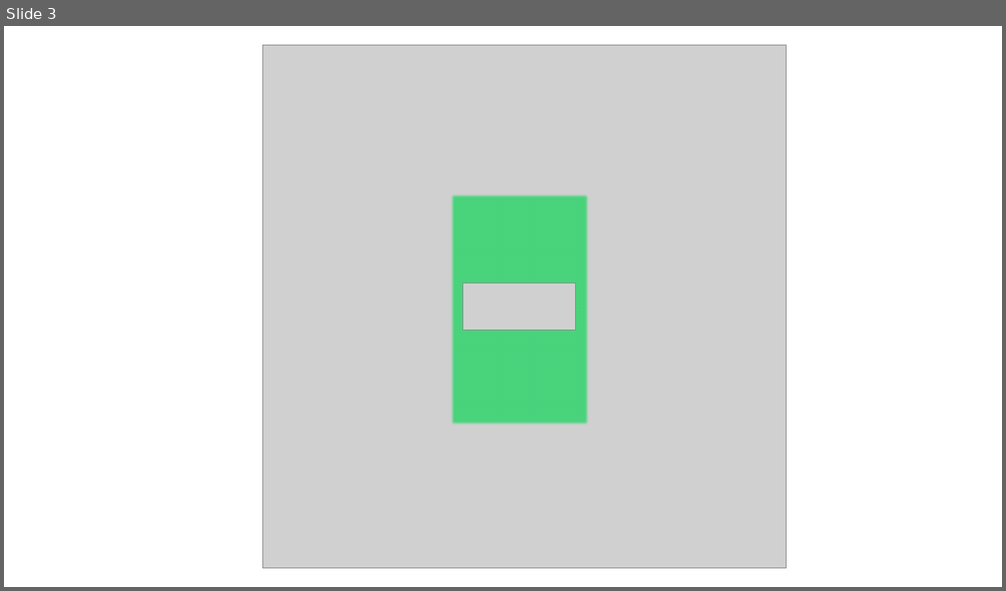
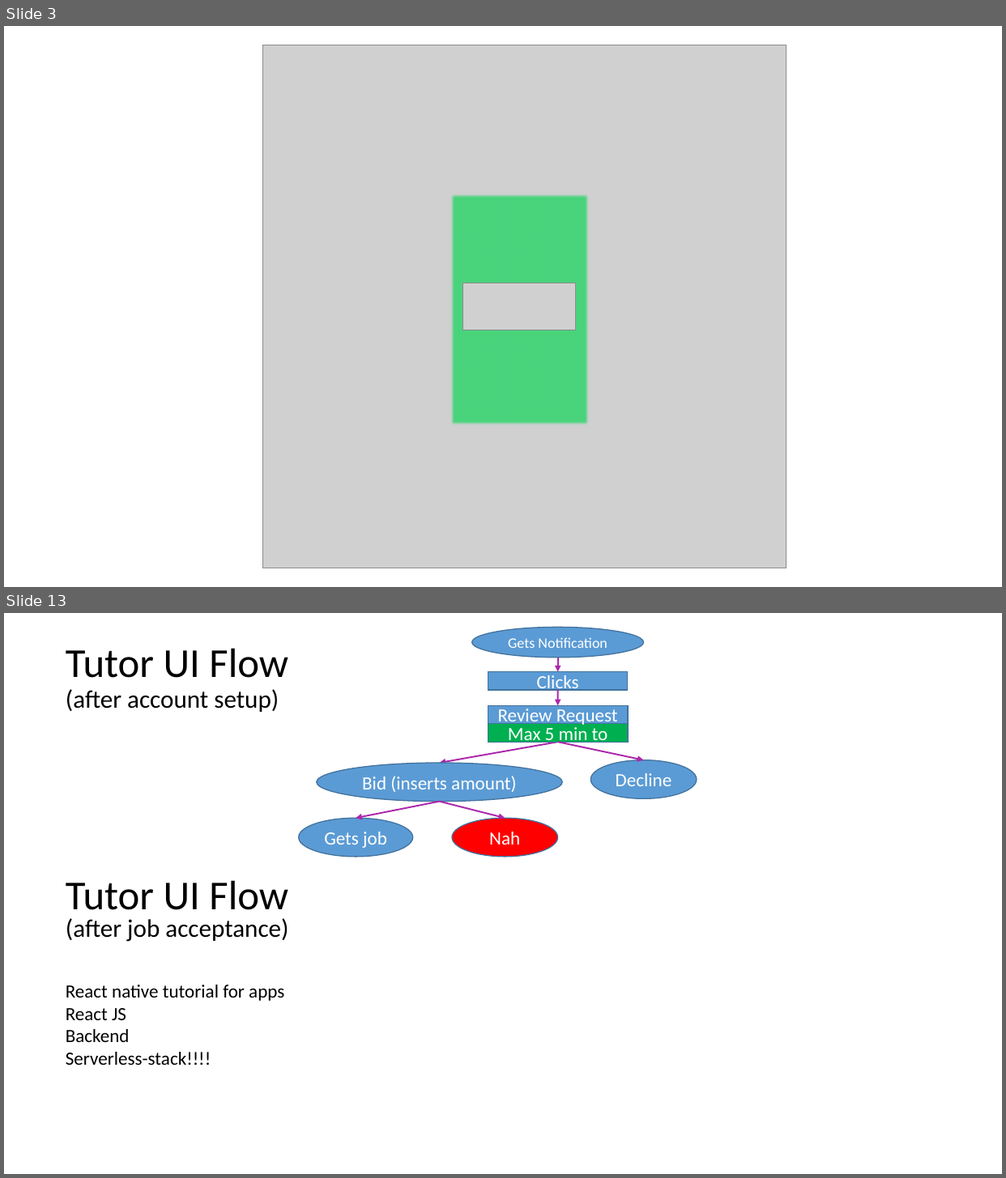
Before and after one commit to skasapis/Lysi_Website, a slide deck: Misc/icons.pptx. Shown one above the other, each under a label of ours: slide 3 before the commit, slides 3 and 13 after it; the slides between them are not shown. The pictures are 1006x591 and 1006x1178 pixels, drawn with LibreOffice and Linux fonts; fonts in the diff are those of the drawing; grey boxes stand for pictures. Boxes give left, top, right and bottom in pixels: in the first picture for what was removed or moved away, otherwise in the second. Text is boxed around its words. In the diff, an @@ line names an element or a change of style, - is before the commit and + after.

```diff
--- a/Misc/icons.pptx
+++ b/Misc/icons.pptx
@@ slide 13 added at (4, 613, 1002, 1174), background #FFFFFF @@
@@ ellipse added at (472, 628, 643, 658), fill #5B9BD5, outline #43739E 1 pt, 14 pt, text #FFFFFF @@
+Gets Notification
@@ title added at (66, 648, 288, 712), 24.3 pt, text #000000 @@
+Tutor UI Flow (after account setup)
@@ arrow added from (558, 658) to (558, 671), #AC27AA 1.5 pt @@
@@ rectangle added at (488, 671, 629, 689), fill #5B9BD5, outline #43739E 1 pt, 18 pt, text #FFFFFF @@
+Clicks
@@ rectangle added at (488, 706, 629, 724), fill #5B9BD5, outline #43739E 1 pt, 18 pt, text #FFFFFF @@
+Review Request
@@ arrow added from (558, 690) to (558, 706), #AC27AA 1.5 pt @@
@@ rectangle added at (488, 724, 629, 742), fill #00B050, outline #43739E 1 pt, 18 pt, text #FFFFFF @@
+Max 5 min to
@@ arrow added from (558, 742) to (440, 763), #AC27AA 1.5 pt @@
@@ arrow added from (558, 742) to (644, 760), #AC27AA 1.5 pt @@
@@ ellipse added at (317, 763, 562, 802), fill #5B9BD5, outline #43739E 1 pt, 18 pt, text #FFFFFF @@
+Bid (inserts amount)
@@ ellipse added at (591, 760, 697, 799), fill #5B9BD5, outline #43739E 1 pt, 18 pt, text #FFFFFF @@
+Decline
@@ arrow added from (440, 802) to (356, 818), #AC27AA 1.5 pt @@
@@ arrow added from (440, 802) to (505, 818), #AC27AA 1.5 pt @@
@@ ellipse added at (299, 818, 414, 857), fill #5B9BD5, outline #43739E 1 pt, 18 pt, text #FFFFFF @@
+Gets job
@@ ellipse added at (452, 818, 557, 857), fill #FF0000, outline #43739E 1 pt, 18 pt, text #FFFFFF @@
+Nah
@@ text added at (66, 880, 288, 942), 24.3 pt, text #000000 @@
+Tutor UI Flow (after job acceptance)
@@ text added at (66, 985, 284, 1065), 18 pt, text #000000 @@
+React native tutorial for apps
+React JS
+Backend
+Serverless-stack!!!!
```
Also in this commit, not shown: 13 other slides added, 3 other files.
